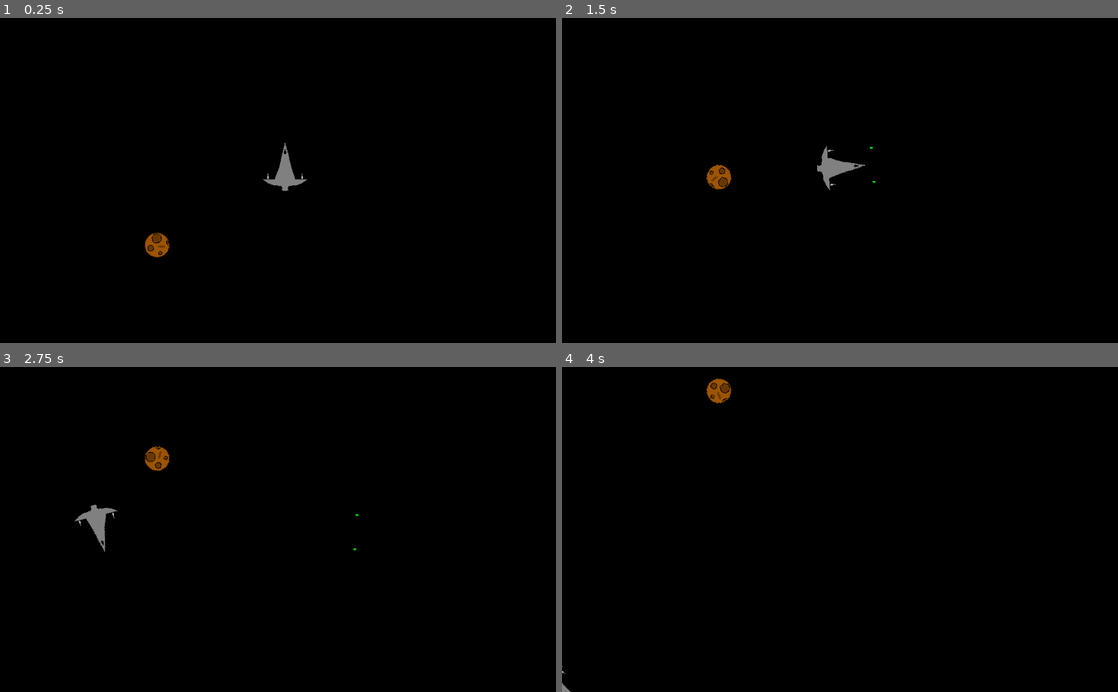
Above: before the commit, frames 1-4 (two rows, left to right).
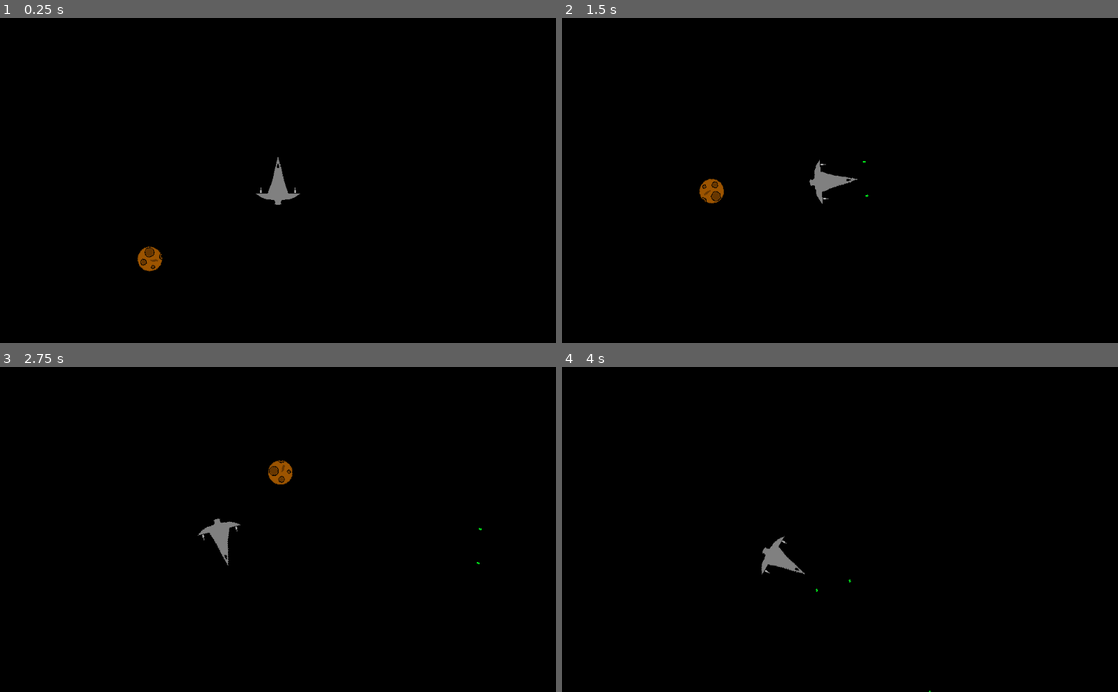
Above: after the commit, the same moments.

Repository: jlpatter/GodotSpaceShooter
Game: Godot game, scene res://src/Levels/Level1.tscn
The game is run twice, just before and just after one commit, with the same random seed, the same clock (stepped at 60 frames per second) and the same inputs. The project has no main scene, so this scene is started directly.
Inputs:
- Up to frame 1 (0.25 s): no input
- Up to frame 2 (1.5 s): hold D (move_right) 0.53-1.28 s; tap Space (shoot) at 0.6, 1.35 s; hold S (move_down) from 1.28 s (still down)
- Up to frame 3 (2.75 s): release S (move_down) at 2.03 s; hold D (move_right) from 2.03 s (still down); tap Space (shoot) at 2.1 s
- Up to frame 4 (4 s): release D (move_right) at 2.78 s; hold W (move_up) 2.78-3.53 s; tap Space (shoot) at 2.85, 3.6 s; hold A (move_left) from 3.53 s (still down)

The runs differ from the first frame. In frame 1, 0.9% of the frame differs, in the area x 24-56%, y 38-78%; in frame 2, 1.0%; in frame 3, 1.2%, in the area x 13-87%, y 24-62%; in frame 4, 0.7%.

Commit message:
Added Camera to the player

Diff:
--- a/src/Actors/Player.tscn
+++ b/src/Actors/Player.tscn
@@ -27,3 +27,8 @@
 
 [node name="BulletSpawnLocation2" type="Node2D" parent="."]
 position = Vector2( -31.5, 10 )
+
+[node name="Camera2D" type="Camera2D" parent="."]
+current = true
+drag_margin_h_enabled = true
+drag_margin_v_enabled = true
